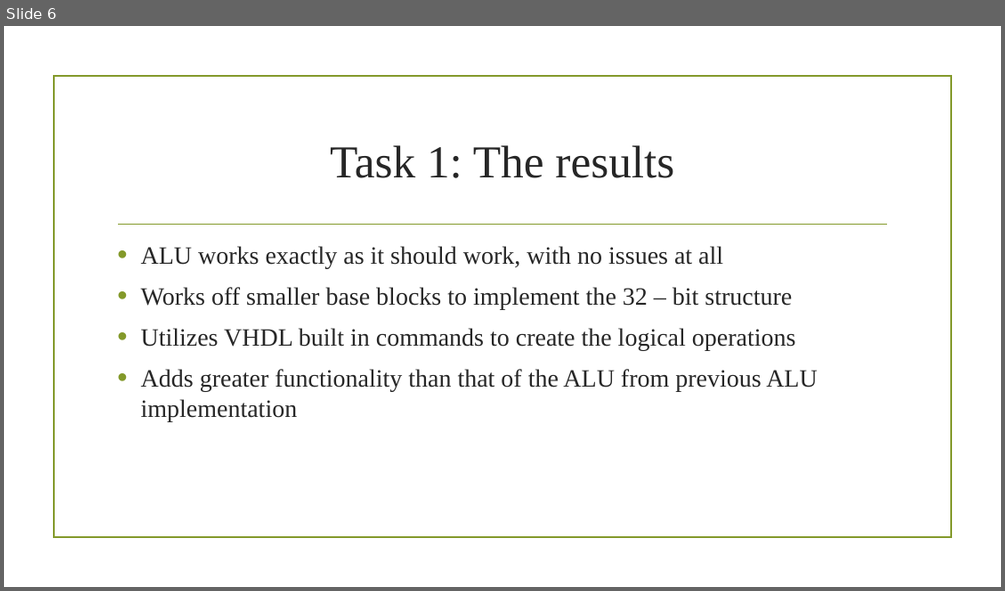
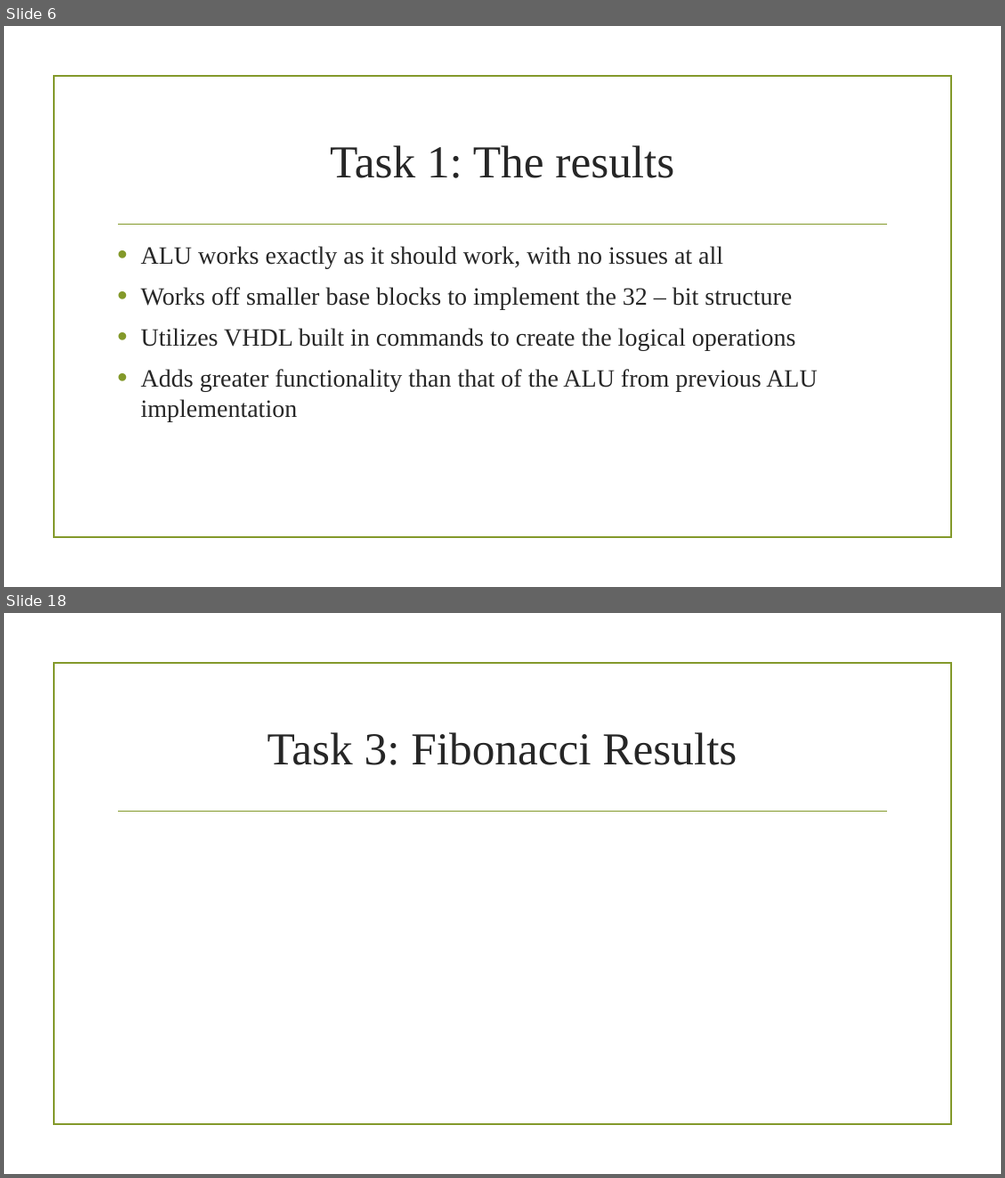
Before and after one commit to Astalidan/LiProject, a slide deck: Documentation/Li_Project_PowerPoint.pptx. Shown one above the other, each under a label of ours: slide 6 before the commit, slides 6 and 18 after it; the slides between them are not shown. The pictures are 1005x591 and 1005x1178 pixels, drawn with LibreOffice and Linux fonts; fonts in the diff are those of the drawing; background and template pictures are left out. Boxes give left, top, right and bottom in pixels: in the first picture for what was removed or moved away, otherwise in the second. Text is boxed around its words. In the diff, an @@ line names an element or a change of style, - is before the commit and + after.

```diff
--- a/Documentation/Li_Project_PowerPoint.pptx
+++ b/Documentation/Li_Project_PowerPoint.pptx
@@ slide 18 added at [4,613,1001,1174], background picture (left out); not listed: 2 template elements that a slide beside it also shows @@
@@ title added at [267,732,736,765], 44 pt, text #262626 @@
+Task 3: Fibonacci Results
```
Also in this commit, not shown: 13 other slides added.
